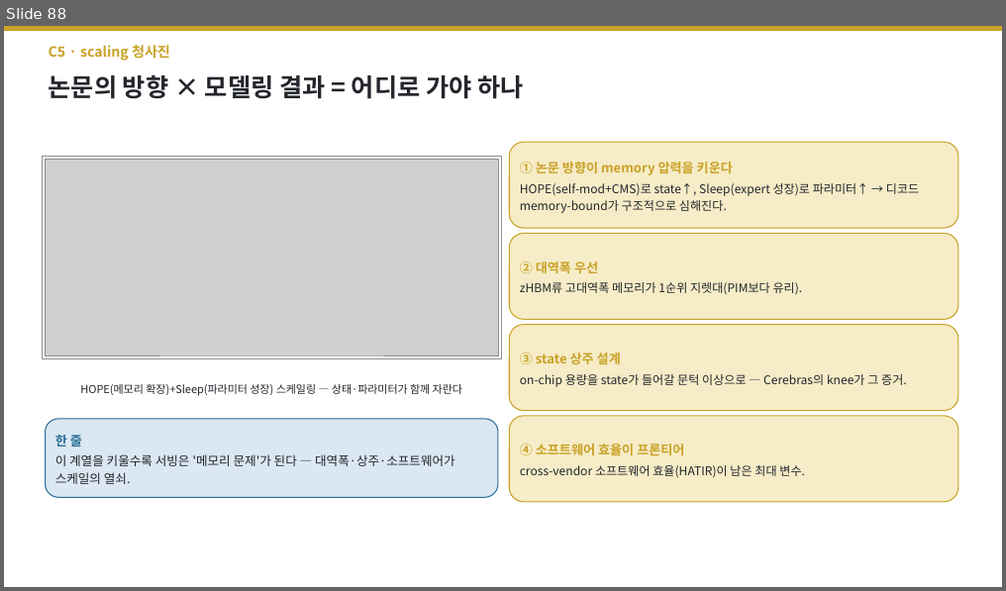
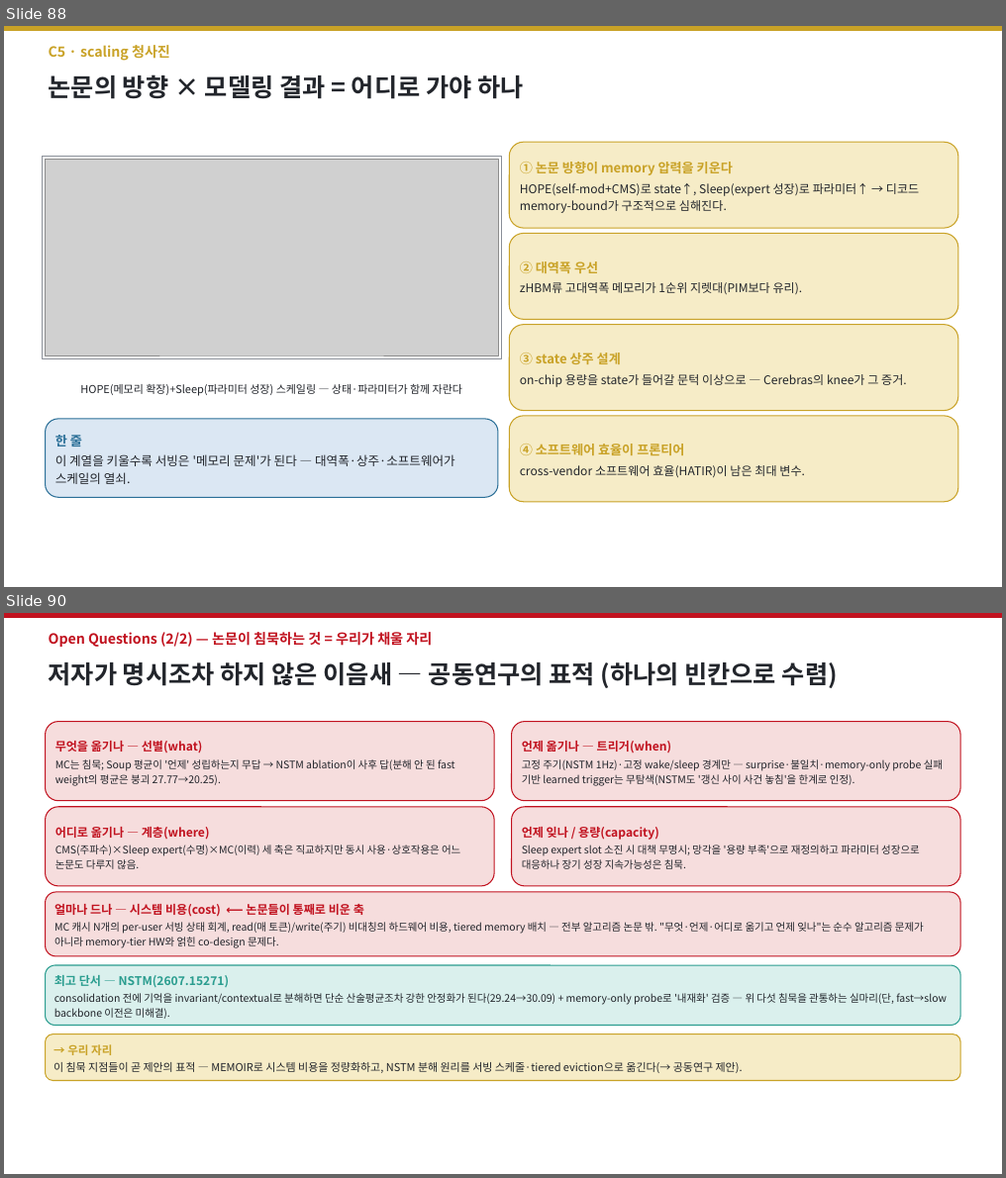
Before and after one commit to jimmylegendary/neural-memory-study, a slide deck: seminar/TTT-seminar.pptx. Shown one above the other, each under a label of ours: slide 88 before the commit, slides 88 and 90 after it; the slides between them are not shown. The pictures are 1006x591 and 1006x1178 pixels, drawn with LibreOffice and Linux fonts; fonts in the diff are those of the drawing; grey boxes stand for pictures. Boxes give left, top, right and bottom in pixels: in the first picture for what was removed or moved away, otherwise in the second. Text is boxed around its words. In the diff, an @@ line names an element or a change of style, - is before the commit and + after.

```diff
--- a/seminar/TTT-seminar.pptx
+++ b/seminar/TTT-seminar.pptx
@@ slide 90 added at [4, 613, 1002, 1174], background #FFFFFF @@
@@ rectangle added at [4, 613, 1002, 618], fill #C1121F, outline #C1121F 1 pt @@
@@ text added at [49, 632, 432, 647], 13.5 pt, text #C1121F, bold @@
+Open Questions (2/2) — 논문이 침묵하는 것 = 우리가 채울 자리
@@ text added at [49, 663, 838, 688], 24 pt, text #22252B, bold @@
+저자가 명시조차 하지 않은 이음새 — 공동연구의 표적 (하나의 빈칸으로 수렴)
@@ rounded rectangle added at [46, 722, 494, 801], fill #F6DDDD, outline #C1121F 1 pt, 10 pt, text #22252B @@
+무엇을 옮기나 — 선별(what)
+MC는 침묵; Soup 평균이 '언제' 성립하는지 무답 → NSTM ablation이 사후 답(분해 안 된 fast weight의 평균은 붕괴 27.77→20.25).
@@ rounded rectangle added at [512, 722, 960, 801], fill #F6DDDD, outline #C1121F 1 pt, 10 pt, text #22252B @@
+언제 옮기나 — 트리거(when)
+고정 주기(NSTM 1Hz)·고정 wake/sleep 경계만 — surprise·불일치·memory-only probe 실패 기반 learned trigger는 무탐색(NSTM도 '갱신 사이 사건 놓침'을 한계로 인정).
@@ rounded rectangle added at [46, 807, 494, 886], fill #F6DDDD, outline #C1121F 1 pt, 10 pt, text #22252B @@
+어디로 옮기나 — 계층(where)
+CMS(주파수)×Sleep expert(수명)×MC(이력) 세 축은 직교하지만 동시 사용·상호작용은 어느 논문도 다루지 않음.
@@ rounded rectangle added at [512, 807, 960, 886], fill #F6DDDD, outline #C1121F 1 pt, 10 pt, text #22252B @@
+언제 잊나 / 용량(capacity)
+Sleep expert slot 소진 시 대책 무명시; 망각을 '용량 부족'으로 재정의하고 파라미터 성장으로 대응하나 장기 성장 지속가능성은 침묵.
@@ rounded rectangle added at [46, 892, 960, 957], fill #F6DDDD, outline #C1121F 1 pt, 10 pt, text #22252B @@
+얼마나 드나 — 시스템 비용(cost) ⟵ 논문들이 통째로 비운 축
+MC 캐시 N개의 per-user 서빙 상태 회계, read(매 토큰)/write(주기) 비대칭의 하드웨어 비용, tiered memory 배치 — 전부 알고리즘 논문 밖. "무엇·언제·어디로 옮기고 언제 잊나"는 순수 알고리즘 문제가 아니라 memory-tier HW와 얽힌 co-design 문제다.
@@ rounded rectangle added at [46, 965, 960, 1026], fill #DAF0ED, outline #2A9D8F 1 pt, 10 pt, text #22252B @@
+최고 단서 — NSTM(2607.15271)
+consolidation 전에 기억을 invariant/contextual로 분해하면 단순 산술평균조차 강한 안정화가 된다(29.24→30.09) + memory-only probe로 '내재화' 검증 — 위 다섯 침묵을 관통하는 실마리(단, fast→slow backbone 이전은 미해결).
@@ rounded rectangle added at [46, 1035, 960, 1081], fill #F6ECC7, outline #C9A227 1 pt, 10.5 pt, text #22252B @@
+→ 우리 자리
+이 침묵 지점들이 곧 제안의 표적 — MEMOIR로 시스템 비용을 정량화하고, NSTM 분해 원리를 서빙 스케줄·tiered eviction으로 옮긴다(→ 공동연구 제안).
```
Also in this commit, not shown: 1 other slide added, 1 slide removed, 6 other files.
